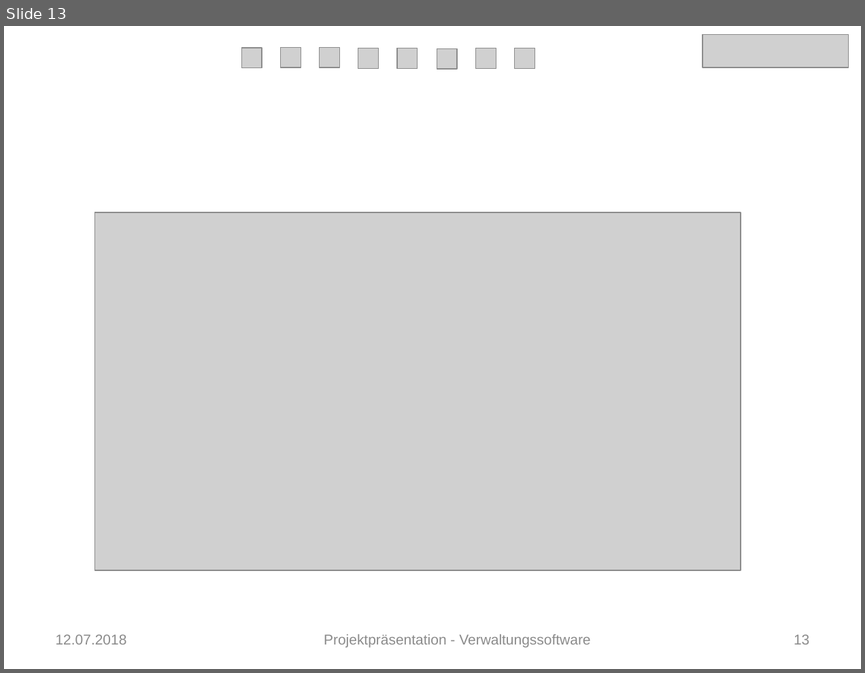
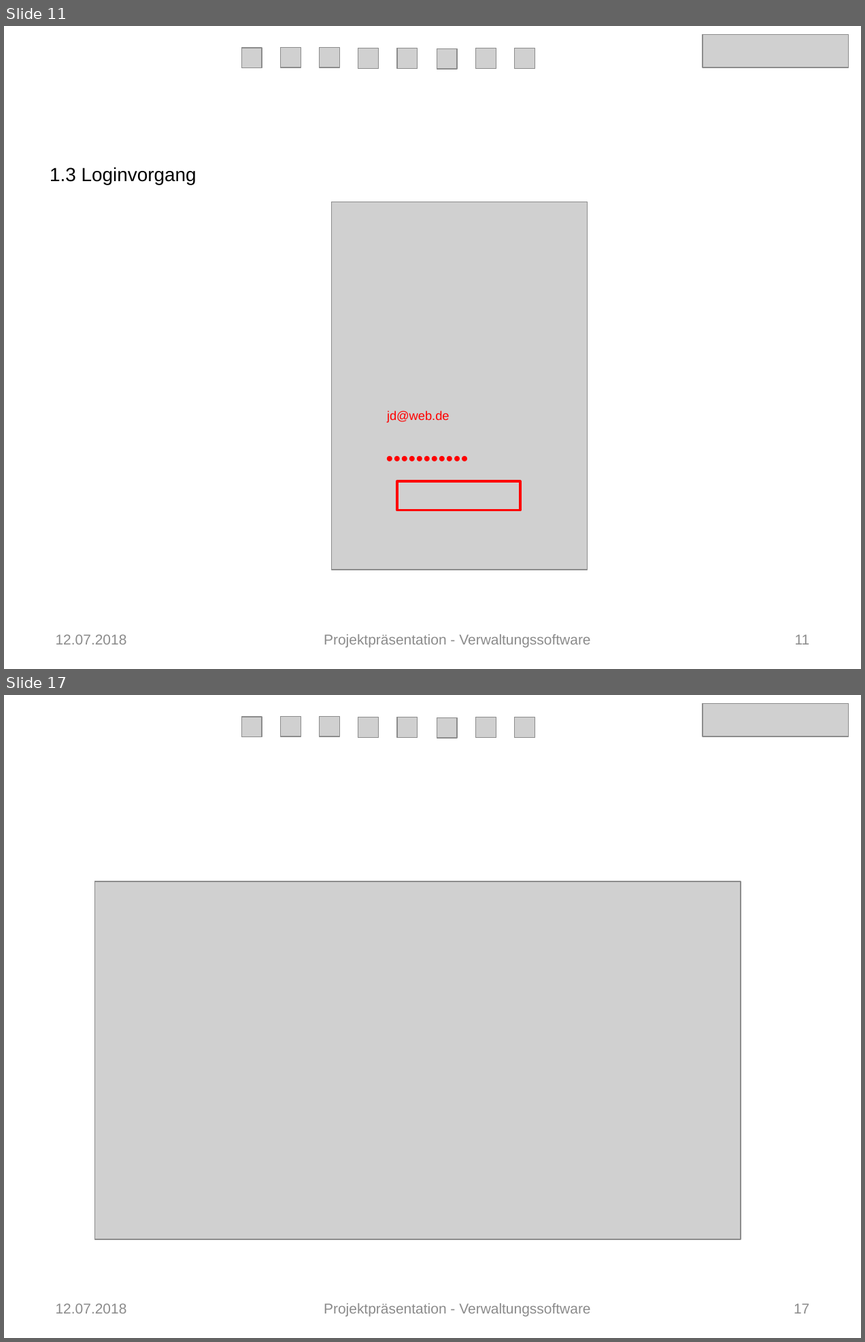
Before and after one commit to Verwaltungsprogramm/Fitnessstudio, a slide deck: Präsentation_FIT.pptx. Shown one above the other, each under a label of ours: slide 13 before the commit, slides 11 and 17 after it; the slides between them are not shown. The pictures are 865x673 and 865x1342 pixels, drawn with LibreOffice and Linux fonts; fonts in the diff are those of the drawing; grey boxes stand for pictures. Boxes give left, top, right and bottom in pixels: in the first picture for what was removed or moved away, otherwise in the second. Text is boxed around its words. In the diff, an @@ line names an element or a change of style, - is before the commit and + after.

```diff
--- a/Präsentation_FIT.pptx
+++ b/Präsentation_FIT.pptx
@@ slide 11 added at box(4, 26, 861, 669), background #FFFFFF @@
@@ picture added at box(702, 35, 848, 67) @@
@@ picture added at box(241, 48, 262, 68) @@
@@ picture added at box(281, 48, 301, 68) @@
@@ picture added at box(320, 48, 340, 68) @@
@@ picture added at box(358, 48, 379, 69) @@
@@ picture added at box(397, 48, 418, 69) @@
@@ picture added at box(436, 48, 458, 69) @@
@@ picture added at box(475, 48, 496, 69) @@
@@ picture added at box(515, 48, 535, 69) @@
@@ text added at box(50, 167, 196, 185), 16 pt, text #000000 @@
+1.3 Loginvorgang
@@ picture added at box(331, 201, 587, 569) @@
@@ text added at box(387, 410, 449, 422), 10.5 pt, text #FF0000 @@
+jd@web.de
@@ text added at box(377, 446, 516, 470), 10.5 pt, text #FF0000 @@
+●●●●●●●●●●●
@@ rectangle added at box(397, 481, 521, 510), outline #FF0000 2 pt @@
@@ text added at box(56, 634, 127, 644), 12 pt, text #8C8C8C @@
+12.07.2018
@@ text added at box(324, 634, 590, 647), 12 pt, text #8C8C8C @@
+Projektpräsentation - Verwaltungssoftware
@@ page number added at box(795, 634, 810, 644), 12 pt, text #8C8C8C @@
+11
@@ what was slide 13 is now slide 17 @@
@@ page number at box(793, 1303, 809, 1313): text changed @@
-13
+17
```
Also in this commit, not shown: 14 slides changed, 10 other slides added.
